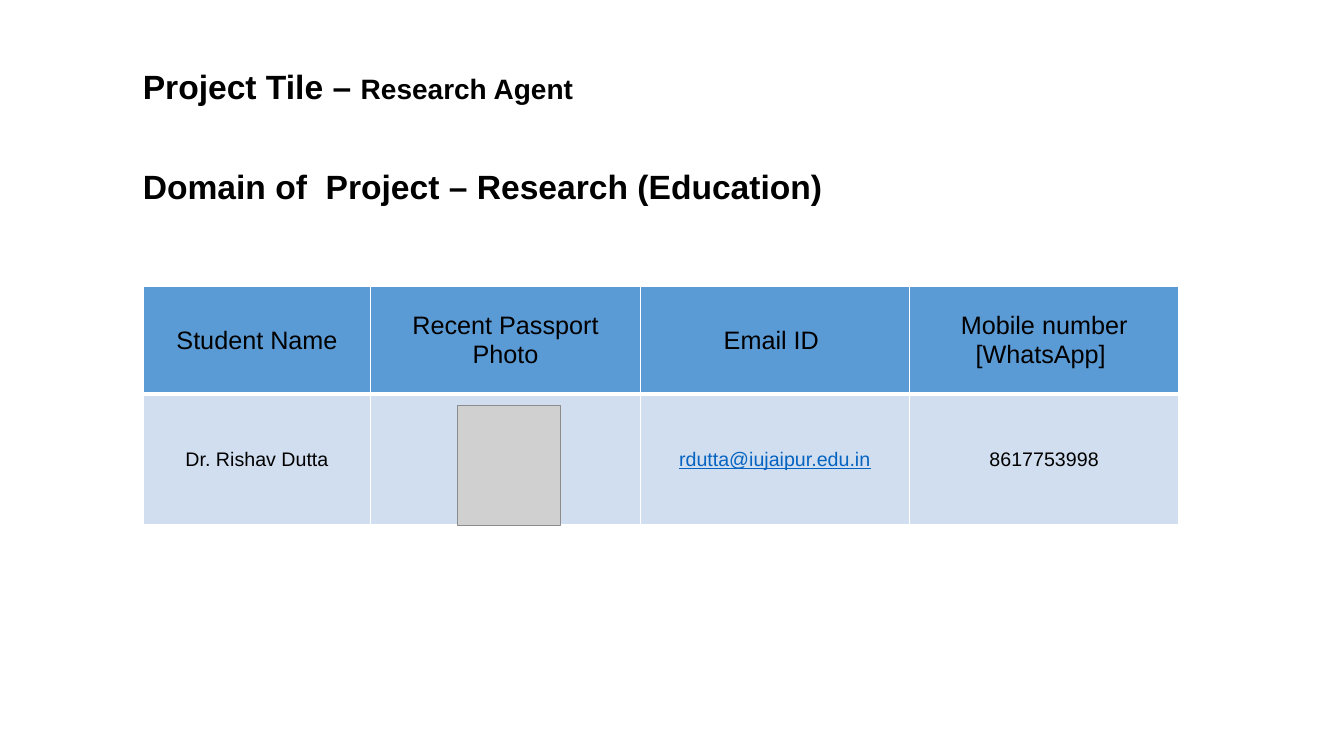
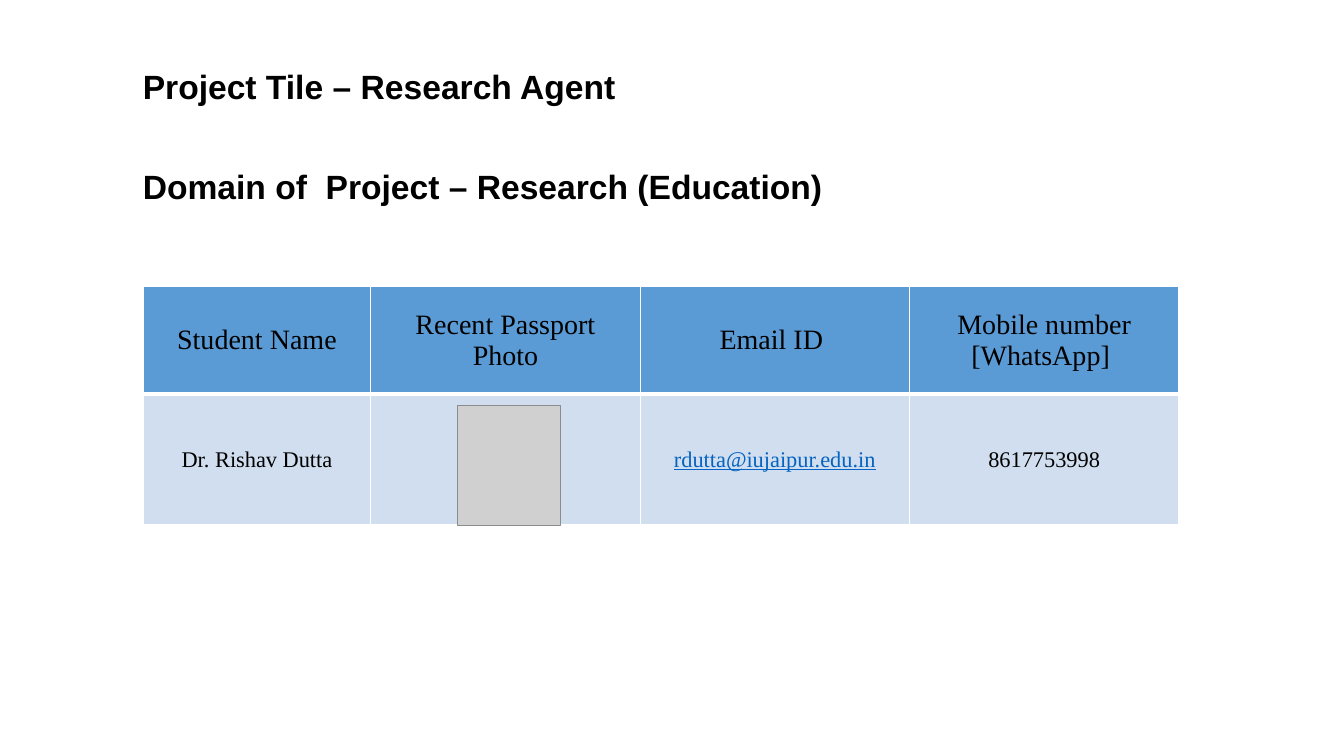
Before and after one commit to rdutta-ui/Research-Agent-Project, a slide deck: slide 2 of Project Submission Template for EduentFoundation_IBMUniversityEngagement-Bob.pptx. Drawn at 1344x756 pixels with LibreOffice and Linux fonts; fonts in the diff are those of the drawing; grey boxes stand for pictures. Boxes give left, top, right and bottom in pixels: in the first picture for what was removed or moved away, otherwise in the second. Text is boxed around its words. In the diff, an @@ line names an element or a change of style, - is before the commit and + after.

```diff
--- a/Project Submission Template for EduentFoundation_IBMUniversityEngagement-Bob.pptx
+++ b/Project Submission Template for EduentFoundation_IBMUniversityEngagement-Bob.pptx
@@ text "Project Tile – Research Agent" at [143, 74, 615, 106]: size 20 to 24 pt in "Research Agent" @@
@@ table at [143, 286, 1179, 525] @@
@@ size 18 to 20 pt in "Student Name", "Recent Passport Photo", "Email ID", "Mobile number" and 1 more places @@
@@ font Arial to Times New Roman @@
@@ size 14 to 16 pt in "Dr. Rishav Dutta", "rdutta@iujaipur.edu.in", "8617753998" @@
```
Also in this commit, not shown: 14 other slides changed, 2 slides added.
